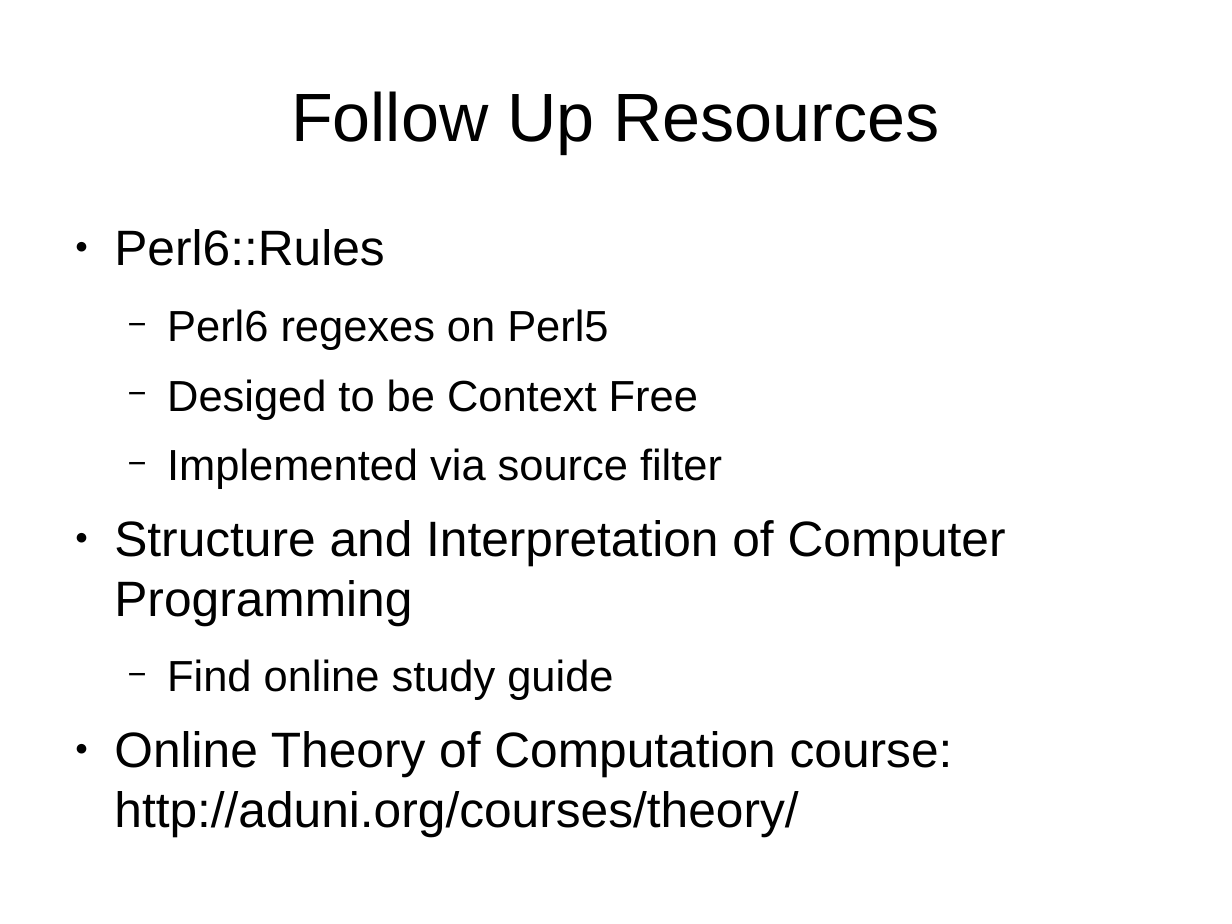
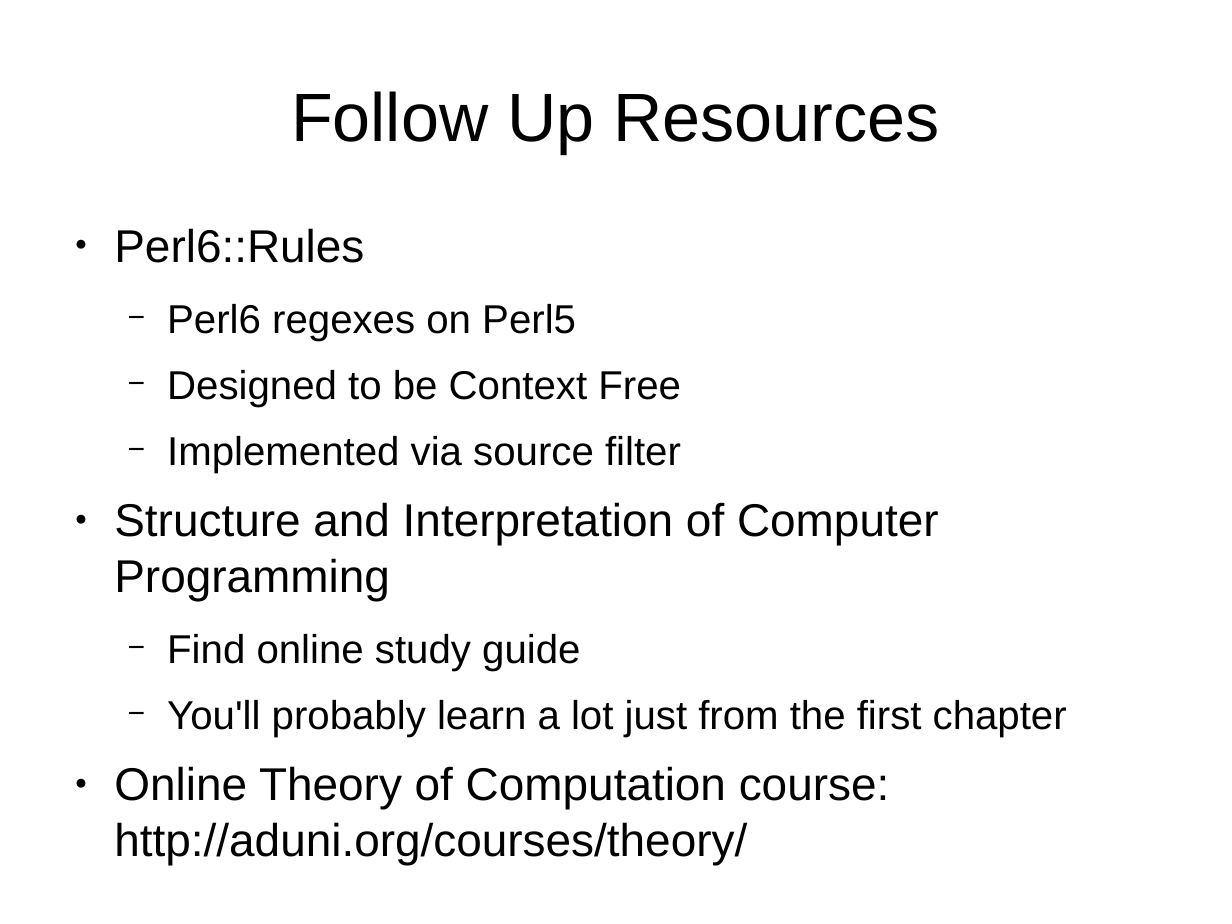
Before and after one commit to frezik/parsing-talk, a slide deck: slide 28 of presentation/parsing_talk.odp. Drawn at 1232x924 pixels with LibreOffice and Linux fonts; fonts in the diff are those of the drawing. Boxes give left, top, right and bottom in pixels: in the first picture for what was removed or moved away, otherwise in the second. Text is boxed around its words. In the diff, an @@ line names an element or a change of style, - is before the commit and + after.

```diff
--- a/presentation/parsing_talk.odp
+++ b/presentation/parsing_talk.odp
@@ text at (114, 228, 939, 864): size 32 to 29.6 pt in "Perl6::Rules", "Structure and Interpretation of Computer Programming", "Online Theory of Computation course: http://aduni.org/course ..."; size 28 to 25.9 pt in "Perl6 regexes on Perl5", "Implemented via source filter", "Find online study guide" @@
@@ text at (167, 370, 681, 407): text changed; size 28 to 25.9 pt @@
-  − Desiged to be Context Free
+  − Designed to be Context Free
@@ text at (167, 700, 1067, 737): paragraph added @@
+  − You'll probably learn a lot just from the first chapter
```
Also in this commit, not shown: 6 other slides changed, 2 other files.
